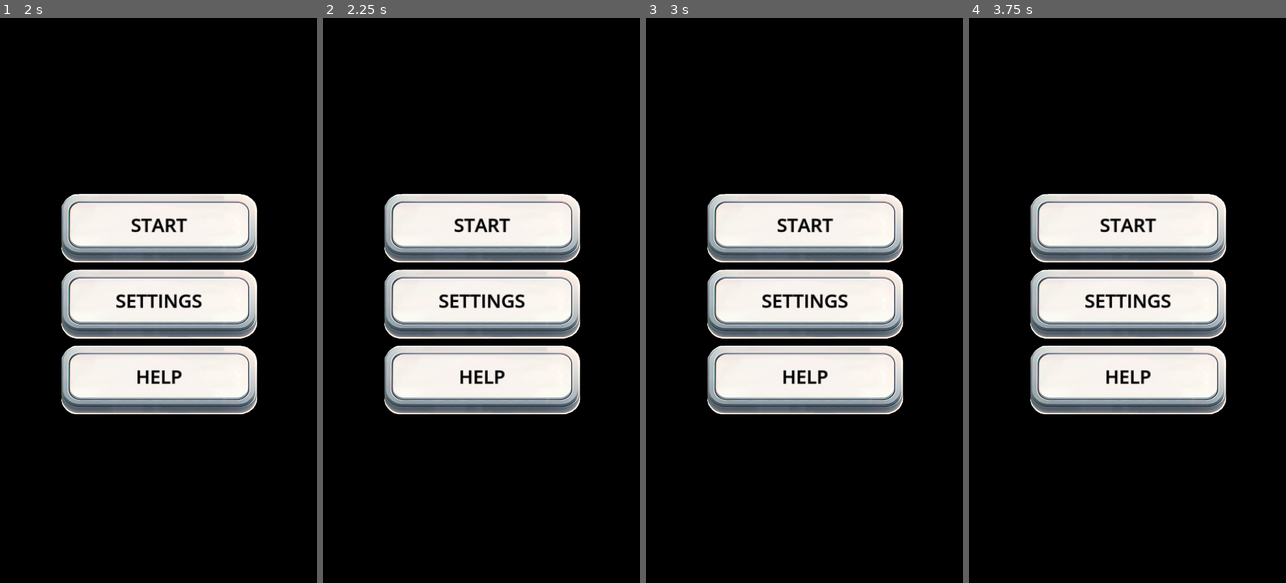
Above: before the commit, frames 1-4 (left to right).
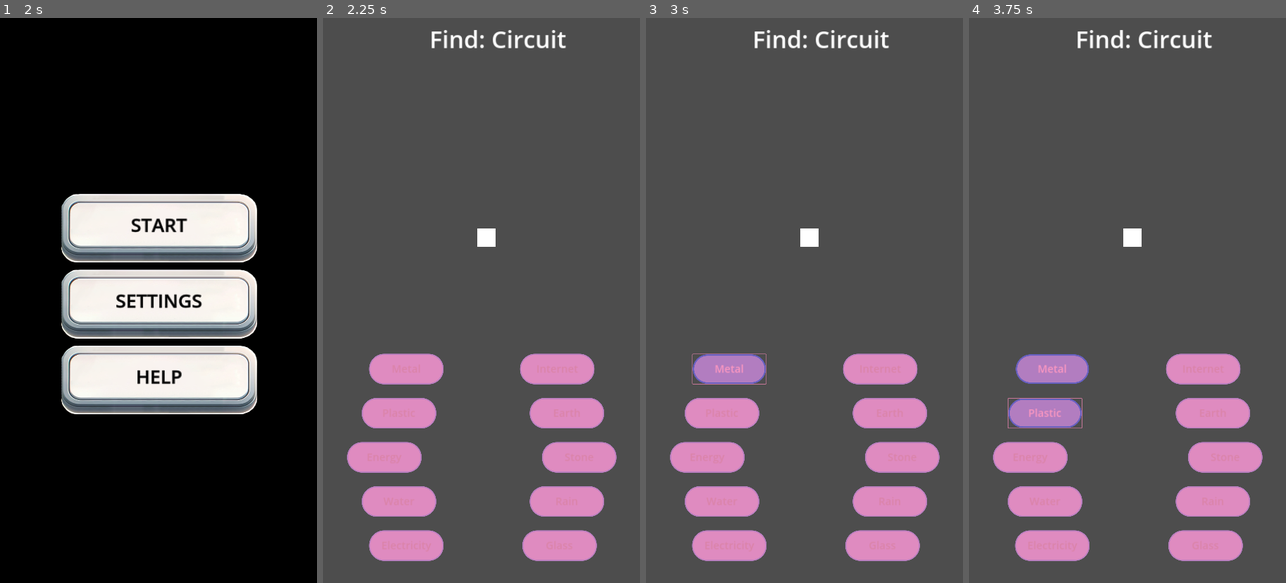
Above: after the commit, the same moments.

Repository: brutalsam96/mergecraft
Game: Godot game, scene res://scenes/main_menu_entry_simple.tscn
The game is run twice, just before and just after one commit, with the same random seed, the same clock (stepped at 60 frames per second) and the same inputs. Video files are missing from this copy of the repository; at most half a second of black plays in their place.
Inputs:
- Up to frame 1 (2 s): click "SETTINGS" at 0.5 s; click "HELP" at 1.25 s
- Up to frame 2 (2.25 s): click "START" at 2 s
- Up to frame 3 (3 s): click "START" (after the commit: "Metal") at 2.75 s
- Up to frame 4 (3.75 s): click "SETTINGS" (after the commit: "Plastic") at 3.5 s

Frame 1 is identical in both runs. In frame 2, 99% of the frame differs, in the area x 0-100%, y 0-100%; in frame 3, 99%; in frame 4, 99%.

Commit message:
main draggable buttons

Diff:
--- /dev/null
+++ b/Scenes/button.tscn
@@ -0,0 +1,64 @@
+[gd_scene load_steps=6 format=3 uid="uid://b8cveyh8lcy4n"]
+
+[sub_resource type="SystemFont" id="SystemFont_g72dc"]
+font_weight = 600
+font_stretch = 75
+subpixel_positioning = 0
+oversampling = 0.9
+
+[sub_resource type="Theme" id="Theme_uphr4"]
+default_base_scale = 3.5
+default_font = SubResource("SystemFont_g72dc")
+default_font_size = 36
+
+[sub_resource type="StyleBoxFlat" id="StyleBoxFlat_ms1e4"]
+bg_color = Color(0.893053, 0.926408, 1, 1)
+border_width_left = 4
+border_width_top = 4
+border_width_right = 4
+border_width_bottom = 4
+border_color = Color(0.74902, 0.847059, 1, 1)
+corner_radius_top_left = 50
+corner_radius_top_right = 50
+corner_radius_bottom_right = 50
+corner_radius_bottom_left = 50
+corner_detail = 16
+expand_margin_left = 2.0
+expand_margin_top = 2.0
+expand_margin_right = 2.0
+expand_margin_bottom = 2.0
+
+[sub_resource type="StyleBoxFlat" id="StyleBoxFlat_b5ptx"]
+bg_color = Color(0.713169, 0.837863, 1, 1)
+border_width_left = 5
+border_width_top = 5
+border_width_right = 5
+border_width_bottom = 5
+border_color = Color(0.412809, 0.641621, 1, 1)
+corner_radius_top_left = 50
+corner_radius_top_right = 50
+corner_radius_bottom_right = 50
+corner_radius_bottom_left = 50
+corner_detail = 16
+
+[sub_resource type="RectangleShape2D" id="RectangleShape2D_rgyxs"]
+size = Vector2(248, 104)
+
+[node name="Button" type="Button"]
+modulate = Color(0.978018, 0.58718, 0.753872, 1)
+texture_filter = 2
+offset_right = 250.0
+offset_bottom = 100.0
+theme = SubResource("Theme_uphr4")
+theme_override_styles/hover = SubResource("StyleBoxFlat_ms1e4")
+theme_override_styles/pressed = SubResource("StyleBoxFlat_b5ptx")
+theme_override_styles/normal = SubResource("StyleBoxFlat_ms1e4")
+toggle_mode = true
+text = "
+"
+
+[node name="Area2D" type="Area2D" parent="."]
+
+[node name="CollisionShape2D" type="CollisionShape2D" parent="Area2D"]
+position = Vector2(126, 51)
+shape = SubResource("RectangleShape2D_rgyxs")
--- /dev/null
+++ b/Scenes/drop_spot.tscn
@@ -0,0 +1,16 @@
+[gd_scene load_steps=3 format=3 uid="uid://de1fbgxf84mr8"]
+
+[sub_resource type="QuadMesh" id="QuadMesh_w4jp1"]
+
+[sub_resource type="CircleShape2D" id="CircleShape2D_312qt"]
+radius = 32.0156
+
+[node name="drop_spot" type="Area2D" groups=["drop_spot_group"]]
+position = Vector2(542, 715)
+
+[node name="MeshInstance2D" type="MeshInstance2D" parent="."]
+scale = Vector2(62.0001, 62)
+mesh = SubResource("QuadMesh_w4jp1")
+
+[node name="CollisionShape2D" type="CollisionShape2D" parent="."]
+shape = SubResource("CircleShape2D_312qt")
--- a/Scenes/main.tscn
+++ b/Scenes/main.tscn
@@ -1,41 +1,86 @@
-[gd_scene load_steps=2 format=3 uid="uid://62vcyoppjt27"]
+[gd_scene load_steps=6 format=3 uid="uid://62vcyoppjt27"]
 
-[ext_resource type="Script" path="res://Scripts/main3.gd" id="1_y1hkl"]
+[ext_resource type="Script" path="res://Scripts/main4.gd" id="1_aeks7"]
+[ext_resource type="PackedScene" uid="uid://de1fbgxf84mr8" path="res://Scenes/drop_spot.tscn" id="2_ealtm"]
+[ext_resource type="PackedScene" uid="uid://b8cveyh8lcy4n" path="res://Scenes/button.tscn" id="2_vpvty"]
+
+[sub_resource type="SystemFont" id="SystemFont_l2wjn"]
+
+[sub_resource type="LabelSettings" id="LabelSettings_ij3gf"]
+font = SubResource("SystemFont_l2wjn")
+font_size = 81
 
 [node name="Main" type="Node2D"]
-script = ExtResource("1_y1hkl")
+script = ExtResource("1_aeks7")
 
-[node name="Label" type="Label" parent="."]
-offset_left = 74.0
-offset_top = 224.0
-offset_right = 291.0
-offset_bottom = 323.0
-metadata/_edit_use_anchors_ = true
+[node name="drop_spot" parent="." instance=ExtResource("2_ealtm")]
+position = Vector2(556, 746)
 
-[node name="Label2" type="Label" parent="."]
-offset_left = 492.0
-offset_top = 162.0
-offset_right = 706.0
-offset_bottom = 224.0
-metadata/_edit_use_anchors_ = true
+[node name="ButtonsGroup" type="Node2D" parent="."]
 
-[node name="Label3" type="Label" parent="."]
-offset_left = 417.0
-offset_top = 69.0
-offset_right = 631.0
-offset_bottom = 131.0
-metadata/_edit_use_anchors_ = true
+[node name="Button" parent="ButtonsGroup" instance=ExtResource("2_vpvty")]
+offset_left = 159.0
+offset_top = 1143.0
+offset_right = 409.0
+offset_bottom = 1243.0
+
+[node name="Button2" parent="ButtonsGroup" instance=ExtResource("2_vpvty")]
+offset_left = 134.0
+offset_top = 1293.0
+offset_right = 384.0
+offset_bottom = 1393.0
+
+[node name="Button3" parent="ButtonsGroup" instance=ExtResource("2_vpvty")]
+offset_left = 84.0
+offset_top = 1443.0
+offset_right = 334.0
+offset_bottom = 1543.0
+
+[node name="Button4" parent="ButtonsGroup" instance=ExtResource("2_vpvty")]
+offset_left = 134.0
+offset_top = 1593.0
+offset_right = 384.0
+offset_bottom = 1693.0
+
+[node name="Button5" parent="ButtonsGroup" instance=ExtResource("2_vpvty")]
+offset_left = 159.0
+offset_top = 1743.0
+offset_right = 409.0
+offset_bottom = 1843.0
+
+[node name="Button6" parent="ButtonsGroup" instance=ExtResource("2_vpvty")]
+offset_left = 673.0
+offset_top = 1143.0
+offset_right = 923.0
+offset_bottom = 1243.0
+
+[node name="Button7" parent="ButtonsGroup" instance=ExtResource("2_vpvty")]
+offset_left = 706.0
+offset_top = 1293.0
+offset_right = 956.0
+offset_bottom = 1393.0
+
+[node name="Button8" parent="ButtonsGroup" instance=ExtResource("2_vpvty")]
+offset_left = 748.0
+offset_top = 1443.0
+offset_right = 998.0
+offset_bottom = 1543.0
+
+[node name="Button9" parent="ButtonsGroup" instance=ExtResource("2_vpvty")]
+offset_left = 706.0
+offset_top = 1593.0
+offset_right = 956.0
+offset_bottom = 1693.0
+
+[node name="Button10" parent="ButtonsGroup" instance=ExtResource("2_vpvty")]
+offset_left = 681.0
+offset_top = 1743.0
+offset_right = 931.0
+offset_bottom = 1843.0
 
 [node name="Label4" type="Label" parent="."]
-offset_left = 100.0
-offset_top = 6.0
-offset_right = 264.0
-offset_bottom = 94.0
-metadata/_edit_use_anchors_ = true
-
-[node name="ButtonCont" type="GridContainer" parent="."]
-offset_left = 16.0
-offset_top = 1118.0
-offset_right = 1040.0
-offset_bottom = 1706.0
-metadata/_edit_use_anchors_ = true
+offset_left = 363.0
+offset_top = 14.0
+offset_right = 1051.0
+offset_bottom = 251.0
+label_settings = SubResource("LabelSettings_ij3gf")
--- a/Scripts/main3.gd
+++ b/Scripts/main3.gd
@@ -1,7 +1,7 @@
 extends Node2D
 
 # Nodes
-@onready var button_container: GridContainer = $ButtonCont  # Ensure this node exists in your scene
+@onready var button_container: Control = $ButtonCont  # Change GridContainer to Control node in the scene
 @onready var result_label: Label = $Label4                  # Ensure this label exists in your scene
 
 # Game data
@@ -34,7 +34,7 @@
                 elements.append(element)
     return elements  # Ensures uniqueness
 
-func clear_container(container: GridContainer) -> void:
+func clear_container(container: Control) -> void:
     for child in container.get_children():
         child.queue_free()
 
@@ -65,7 +65,7 @@
     wrong_elements.shuffle()
 
     # Ensure there are enough wrong elements
-    var num_wrong: int = 8  # Number of wrong elements to display
+    var num_wrong: int = 10  # Updating to include 12 total items
     if wrong_elements.size() < num_wrong:
         num_wrong = wrong_elements.size()
 
@@ -75,20 +75,51 @@
     var button_elements: Array = correct_elements + wrong_elements
     button_elements.shuffle()
 
-    # Create buttons dynamically
-    for element in button_elements:
-        var button: Button = Button.new()
-        button.text = element
+    # Ensure we have exactly 12 items
+    button_elements = button_elements.slice(0, 12)
+
+    var example_button_scene = preload("res://Scenes/button.tscn")
+    var button_size = Vector2(80, 40)  # Fixed button size
+    var cols = 3  # Number of columns
+    var rows = ceil(float(button_elements.size()) / cols)  # Calculate number of rows
+
+    # Get container size
+    var container_size = button_container.size
+
+    # Calculate spacing between buttons
+    var total_button_width = cols * button_size.x
+    var total_button_height = rows * button_size.y
+    var col_spacing = (container_size.x - total_button_width) / (cols) if cols > 1 else 0
+    var row_spacing = (container_size.y - total_button_height) / (rows) if rows > 1 else 0
+
+    # Calculate the starting offset to center the grid
+    var start_x = (container_size.x - total_button_width - col_spacing * (cols - 1)) / 2
+    var start_y = (container_size.y - total_button_height - row_spacing * (rows - 1)) / 2
+
+    # Create and position buttons
+    for i in range(button_elements.size()):
+        var col = i % cols  # Column index
+        var row = floori(float(i) / cols)  # Row index
+
+        # Calculate the position of the button
+        var pos_x = start_x + col * (button_size.x + col_spacing)
+        var pos_y = start_y + row * (button_size.y + row_spacing)
+
+        # Instance the button
+        var button: Button = example_button_scene.instantiate()
+        button.text = button_elements[i]
         button.name = "ElementButton"  # Assign a name for identification
 
         # Store the associated element as metadata
-        button.set_meta("element", element)
+        button.set_meta("element", button_elements[i])
 
-        # Connect the button's "pressed" signal to the handler
+        # Connect the button's "pressed" signal to the handler with parameters
         button.pressed.connect(self._on_button_pressed.bind(button))
 
+        # Add button to container and set its position
         button_container.add_child(button)
-
+        button.set_anchors_preset(Control.PRESET_CENTER)
+        button.position = Vector2(pos_x, pos_y)
 
 
 # Function to handle input events for drag selection
@@ -116,7 +147,7 @@
                     check_result()
 
 # Utility function to get the child Control at a given position
-func get_child_at_position(container: GridContainer, pos: Vector2) -> Control:
+func get_child_at_position(container: Control, pos: Vector2) -> Control:
     var global_pos: Vector2 = container.get_global_transform().basis_xform(pos)
     for child in container.get_children():
         if child is Control:
--- /dev/null
+++ b/Scripts/main4.gd
@@ -0,0 +1,143 @@
+extends Node2D
+
+# Nodes
+@onready var button_container: Node2D = $ButtonsGroup
+@onready var result_label: Label = $Label4
+
+
+
+# Game data
+var combinations: Array = []           # Loaded combinations
+var current_combination: Dictionary = {}    # Stores the current correct combination
+var all_elements: Array = []           # List of all elements for wrong answers
+var selected_buttons: Array = []       # Tracks selected buttons during drag
+var dragged_elements: Dictionary = {}  # Prevents multiple selections of the same button during a drag
+var is_dragging: bool = false          # Tracks drag state
+var current_dragged_button: Button = null   # Tracks the button being dragged
+var element_1: Button = null           # Tracks the first element snapped to the center
+var drop_spots
+
+func _ready():
+    drop_spots = get_tree().get_nodes_in_group("drop_spot_group")
+    print(drop_spots)
+    # Load combinations from GameState
+    if GameState.combinations.size() == 0:
+        GameState.load_combinations()
+    combinations = GameState.combinations
+    all_elements = get_all_unique_elements(combinations)
+
+    # Start the first round
+    start_new_round()
+
+# Get a list of all unique elements from the combinations
+func get_all_unique_elements(all_combinations: Array) -> Array:
+    var elements: Array = []
+    for combination in all_combinations:
+        for element in combination["elements"]:
+            if not elements.has(element):
+                elements.append(element)
+    return elements
+
+# Start a new round by assigning elements and resetting the result label
+func start_new_round() -> void:
+    current_combination = combinations[randi() % combinations.size()]
+    if result_label:
+        result_label.text = "Find: " + str(current_combination.get("result", "Unknown"))
+    selected_buttons.clear()
+    element_1 = null
+
+    assign_elements_to_buttons()
+
+# Assign 2 correct and 8 wrong elements to premade buttons
+func assign_elements_to_buttons() -> void:
+    var buttons = button_container.get_children()
+
+    # Select 2 correct elements
+    var correct_elements: Array = current_combination.get("elements", []).duplicate()
+    correct_elements.shuffle()
+    correct_elements = correct_elements.slice(0, 2)
+
+    # Select 8 wrong elements
+    var wrong_elements: Array = all_elements.filter(func(e):
+        return not correct_elements.has(e)
+    )
+    wrong_elements.shuffle()
+    wrong_elements = wrong_elements.slice(0, 8)
+
+    # Combine and shuffle all elements
+    var button_elements: Array = correct_elements + wrong_elements
+    button_elements.shuffle()
+
+    # Assign elements to buttons
+    for i in range(min(buttons.size(), button_elements.size())):
+        var button = buttons[i]
+        if button is Button:
+            button.set_meta("element", button_elements[i])
+            button.text = button_elements[i]
+
+# Handle drag-and-drop input
+func _input(event):
+    if event is InputEventMouseButton:
+        if event.button_index == MOUSE_BUTTON_LEFT:
+            var button = get_button_under_mouse()
+            var area2d = null
+            if button:
+                area2d = button.get_node("Area2D")
+            if event.pressed:
+                if button:
+                    current_dragged_button = button
+                    is_dragging = true
+            else:
+                if is_dragging and current_dragged_button:
+                    current_dragged_button = null
+                    is_dragging = false
+                    for drop_spot in drop_spots:
+                        if area2d and drop_spot.get_overlapping_areas() and drop_spot.get_overlapping_areas().has(area2d) and current_dragged_button != null:
+                            var snap_position = drop_spot.global_position
+                            current_dragged_button.global_position = snap_position
+                            var tween = create_tween()
+                            tween.set_trans(Tween.TRANS_LINEAR)
+                            tween.tween_property(current_dragged_button, "global_position", snap_position, 0.2)
+                            await tween.finished
+                            if element_1 == null:
+                                element_1 = current_dragged_button
+                            else:
+                                combine_elements(element_1, current_dragged_button)
+    elif event is InputEventMouseMotion and is_dragging and current_dragged_button:
+        var new_position = current_dragged_button.position + event.relative
+        # Add bounds checking
+        new_position.x = clamp(new_position.x, 0, get_viewport_rect().size.x)
+        new_position.y = clamp(new_position.y, 0, get_viewport_rect().size.y)
+        current_dragged_button.position = new_position
+
+# Get the button under the mouse cursor
+func get_button_under_mouse() -> Button:
+    for child in button_container.get_children():
+        if child is Button and child.get_global_rect().has_point(get_global_mouse_position()):
+            return child
+    return null
+
+
+# Combine elements and check the result
+func combine_elements(element_one: Button, element_two: Button):
+    var combined = [element_one.get_meta("element"), element_two.get_meta("element")]
+    combined.sort()
+    var correct_combination = current_combination.get("elements", []).duplicate()
+    correct_combination.sort()
+
+    if combined == correct_combination:
+        if result_label:
+            result_label.text = "Correct!"
+    else:
+        if result_label:
+            result_label.text = "Incorrect! The correct answer was: " + str(current_combination.get("elements", []))
+
+    # Reset elements
+    element_1 = null
+    selected_buttons.clear()
+    await get_tree().create_timer(2.0).timeout
+    start_new_round()
+
+
+func _process(_delta):
+    queue_redraw()
--- a/project.godot
+++ b/project.godot
@@ -27,6 +27,10 @@
 window/stretch/aspect="expand"
 window/handheld/orientation=1
 
+[global_group]
+
+drop_spot_group=""
+
 [rendering]
 
 renderer/rendering_method="mobile"
--- a/scenes/main_menu_entry_simple.tscn
+++ b/scenes/main_menu_entry_simple.tscn
@@ -16,36 +16,6 @@
 
 [sub_resource type="SystemFont" id="SystemFont_42yl1"]
 font_names = PackedStringArray("Exo")
-
-[sub_resource type="StyleBoxFlat" id="StyleBoxFlat_ms1e4"]
-bg_color = Color(0.893053, 0.926408, 1, 1)
-border_width_left = 4
-border_width_top = 4
-border_width_right = 4
-border_width_bottom = 4
-border_color = Color(0.74902, 0.847059, 1, 1)
-corner_radius_top_left = 50
-corner_radius_top_right = 50
-corner_radius_bottom_right = 50
-corner_radius_bottom_left = 50
-corner_detail = 16
-expand_margin_left = 2.0
-expand_margin_top = 2.0
-expand_margin_right = 2.0
-expand_margin_bottom = 2.0
-
-[sub_resource type="StyleBoxFlat" id="StyleBoxFlat_b5ptx"]
-bg_color = Color(0.713169, 0.837863, 1, 1)
-border_width_left = 5
-border_width_top = 5
-border_width_right = 5
-border_width_bottom = 5
-border_color = Color(0.412809, 0.641621, 1, 1)
-corner_radius_top_left = 50
-corner_radius_top_right = 50
-corner_radius_bottom_right = 50
-corner_radius_bottom_left = 50
-corner_detail = 16
 
 [node name="Control" type="Control"]
 layout_mode = 3
@@ -145,14 +115,4 @@
 theme_override_styles/normal = SubResource("StyleBoxTexture_h26sj")
 text = "HELP"
 
-[node name="Button" type="Button" parent="."]
-visible = false
-layout_mode = 0
-offset_left = 278.0
-offset_top = 83.0
-offset_right = 616.0
-offset_bottom = 185.0
-theme_override_styles/hover = SubResource("StyleBoxFlat_ms1e4")
-theme_override_styles/pressed = SubResource("StyleBoxFlat_b5ptx")
-theme_override_styles/normal = SubResource("StyleBoxFlat_ms1e4")
-toggle_mode = true
+[connection signal="pressed" from="VBoxContainer/Button" to="." method="_on_button_pressed"]
--- a/scripts/main_menu_entry.gd
+++ b/scripts/main_menu_entry.gd
@@ -2,10 +2,15 @@
 
 
 func _ready():
-	pass
+    pass
 
 
 
 # Called every frame. 'delta' is the elapsed time since the previous frame.
-func _process(delta: float) -> void:
-	pass
+# func _process(delta: float) -> void:
+#     pass
+
+
+func _on_button_pressed() -> void:
+    var next_scene = load("res://Scenes/main.tscn")
+    get_tree().change_scene_to_packed(next_scene)
Not shown: 1 places in scenes/main_menu_entry_simple.tscn that only renumber resources
